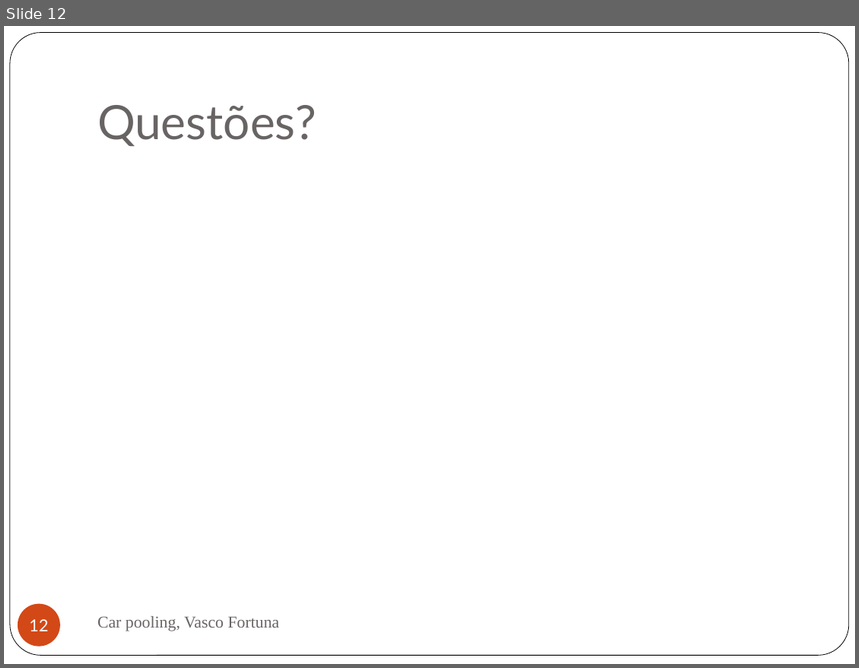
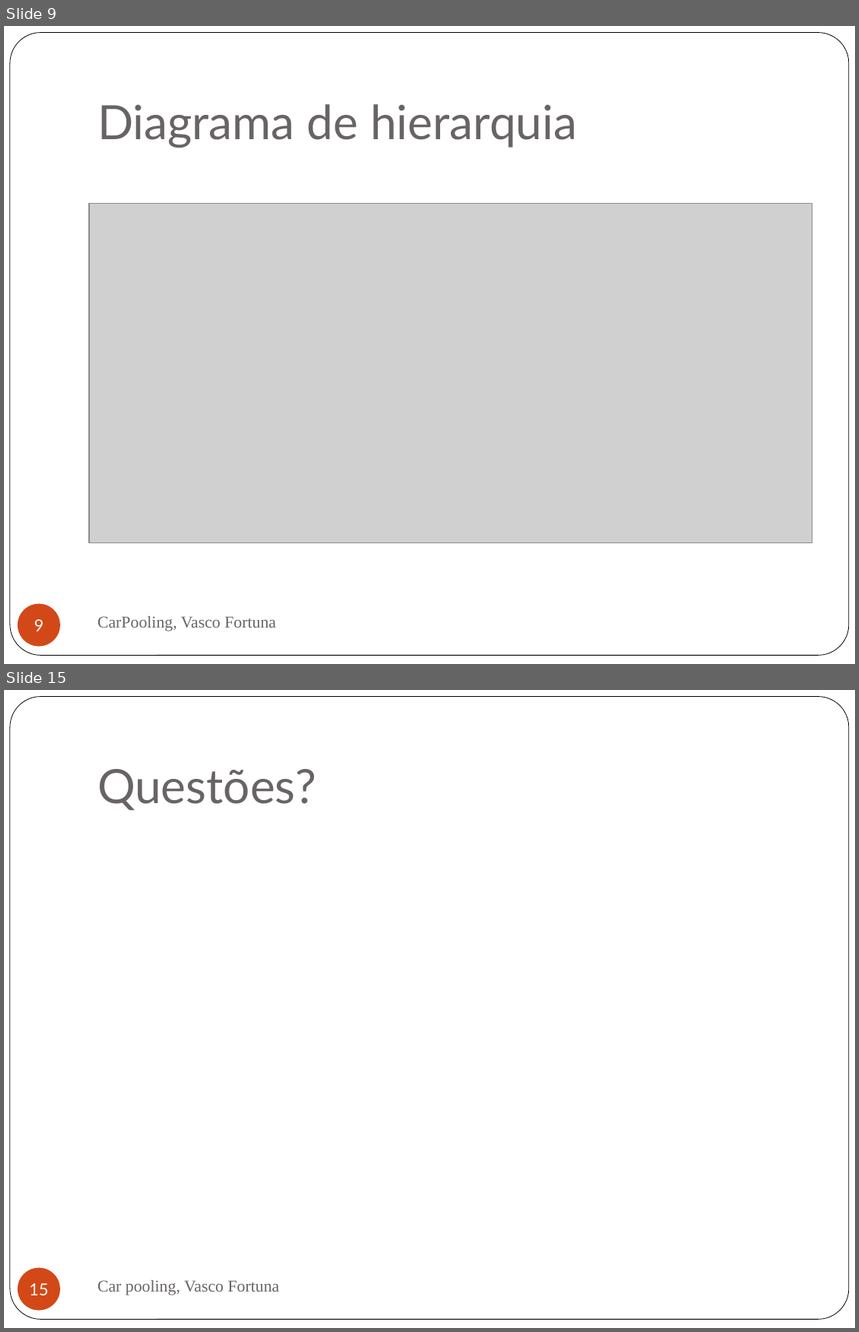
Before and after one commit to Vascomfortuna/Projeto-EI, a slide deck: Apresentação.pptx. Shown one above the other, each under a label of ours: slide 12 before the commit, slides 9 and 15 after it; the slides between them are not shown. The pictures are 859x668 and 859x1332 pixels, drawn with LibreOffice and Linux fonts; fonts in the diff are those of the drawing; grey boxes stand for pictures. Boxes give left, top, right and bottom in pixels: in the first picture for what was removed or moved away, otherwise in the second. Text is boxed around its words. In the diff, an @@ line names an element or a change of style, - is before the commit and + after.

```diff
--- a/Apresentação.pptx
+++ b/Apresentação.pptx
@@ slide 9 added at <box>4,26,855,664</box>, background #FFFFFF; not listed: 1 template element that a slide beside it also shows @@
@@ title added at <box>97,104,577,148</box>, 40 pt, text #696464 @@
+Diagrama de hierarquia
@@ picture added at <box>89,204,813,544</box> @@
@@ page number added at <box>18,604,60,646</box>, fill #D34817, 14 pt, text #FFFFFF @@
+9
@@ text added at <box>97,617,276,632</box>, 14 pt, text #696464 @@
+CarPooling, Vasco Fortuna
@@ what was slide 12 is now slide 15 @@
@@ page number at <box>29,1284,48,1296</box>: text changed @@
-12
+15
```
Also in this commit, not shown: 11 slides changed, 2 other slides added, 10 other files.
